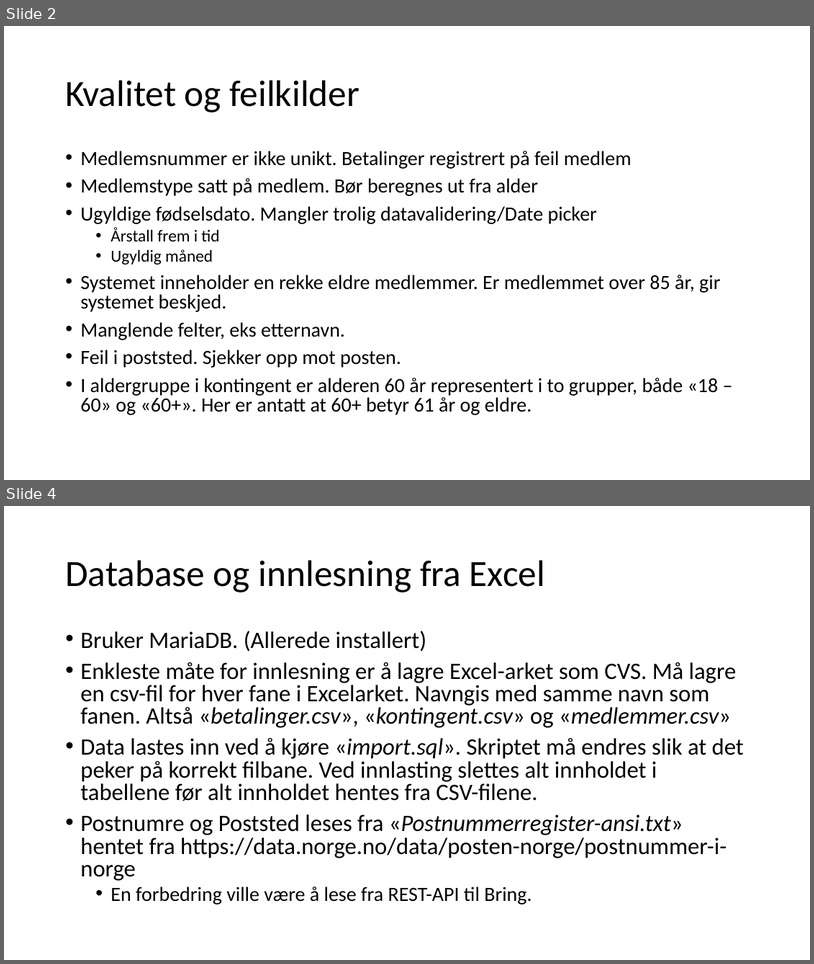
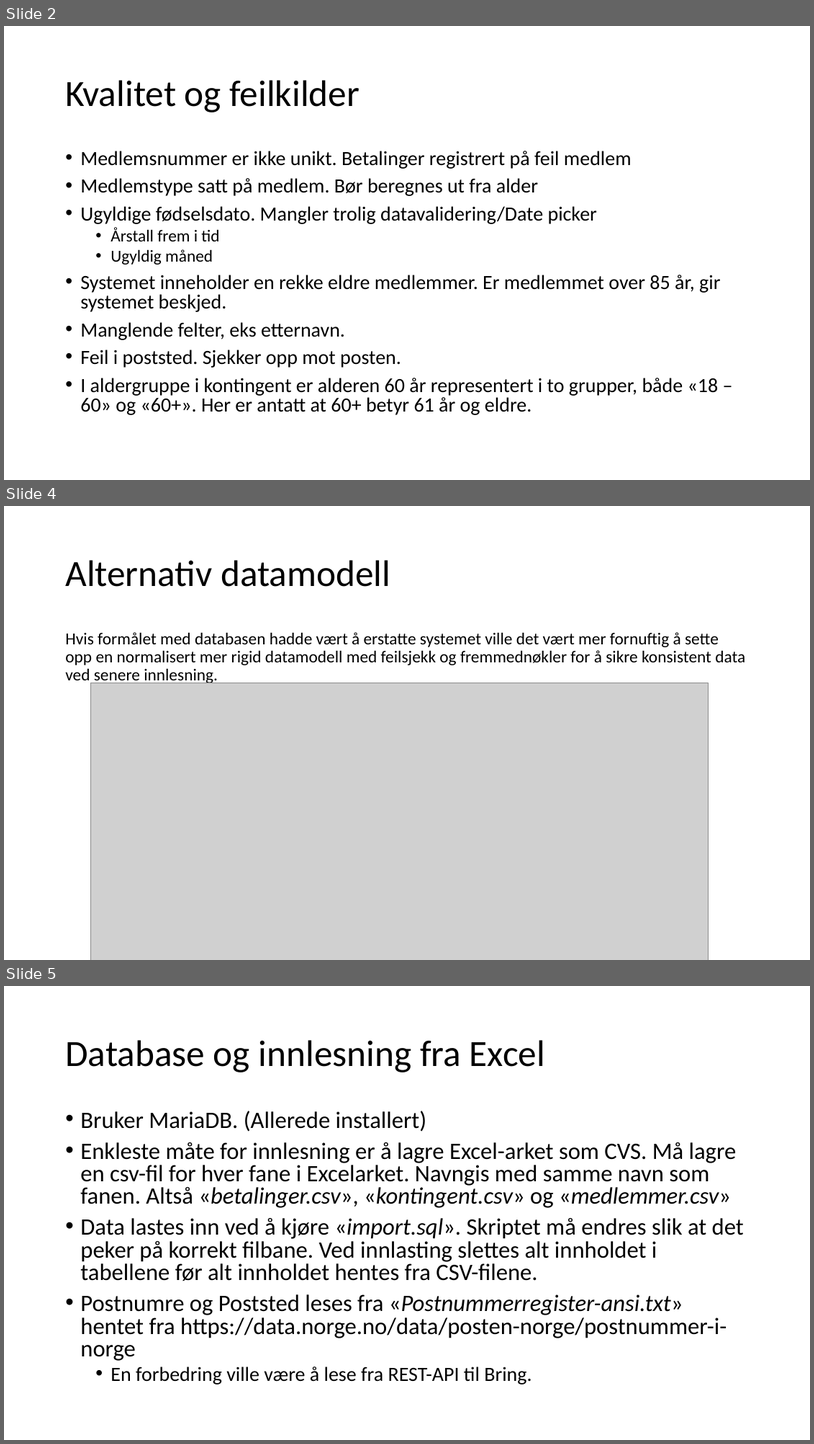
Before and after one commit to espenhoh/medlemsregister, a slide deck: Presentasjon løsning.pptx. Shown one above the other, each under a label of ours: slides 2 and 4 before the commit, slides 2, 4 and 5 after it; the slides between them are not shown. The pictures are 814x964 and 814x1444 pixels, drawn with LibreOffice and Linux fonts; fonts in the diff are those of the drawing; grey boxes stand for pictures. Boxes give left, top, right and bottom in pixels: in the first picture for what was removed or moved away, otherwise in the second. Text is boxed around its words. In the diff, an @@ line names an element or a change of style, - is before the commit and + after.

```diff
--- a/Presentasjon løsning.pptx
+++ b/Presentasjon løsning.pptx
@@ slide 4 added at <box>4,506,810,960</box>, background #FFFFFF @@
@@ title added at <box>65,560,391,587</box>, 44 pt, text #000000 @@
+Alternativ datamodell
@@ text added at <box>65,632,746,685</box>, 20 pt, text #000000 @@
+Hvis formålet med databasen hadde vært å erstatte systemet ville det vært mer fornuftig å sette opp en normalisert mer rigid datamodell med feilsjekk og fremmednøkler for å sikre konsistent data ved senere innlesning.
@@ picture added at <box>91,682,709,960</box> @@
@@ what was slide 4 is now slide 5 @@
```
Also in this commit, not shown: 1 slide changed, 3 other files.
